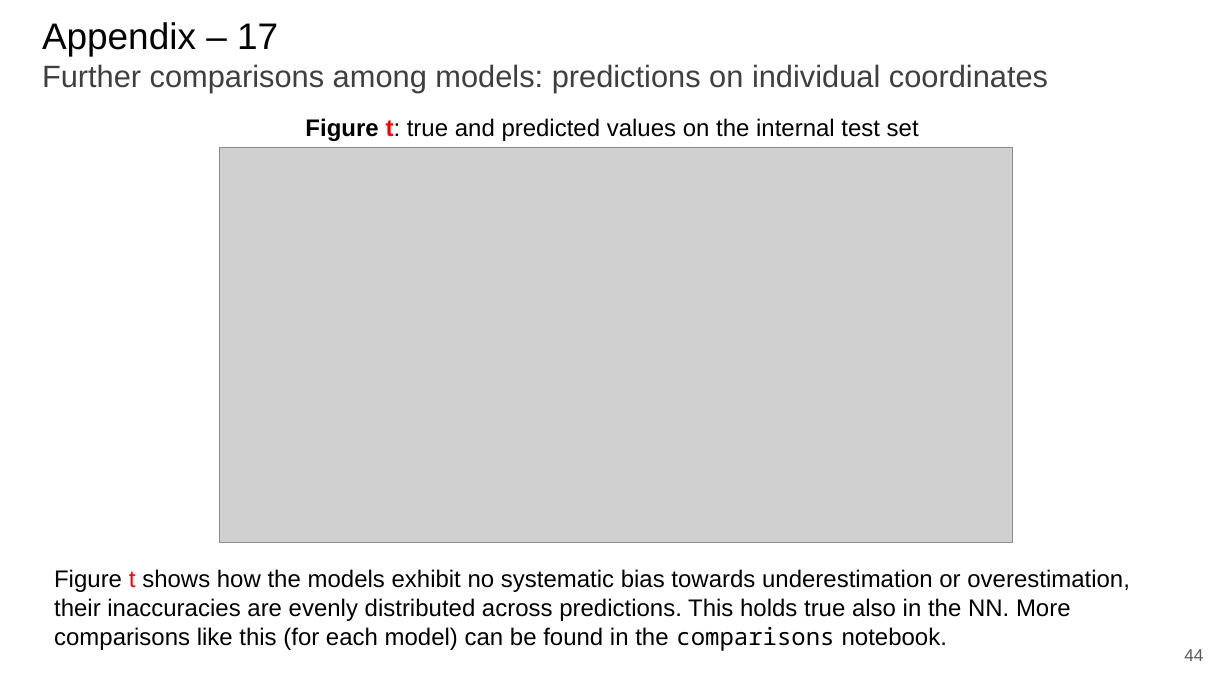
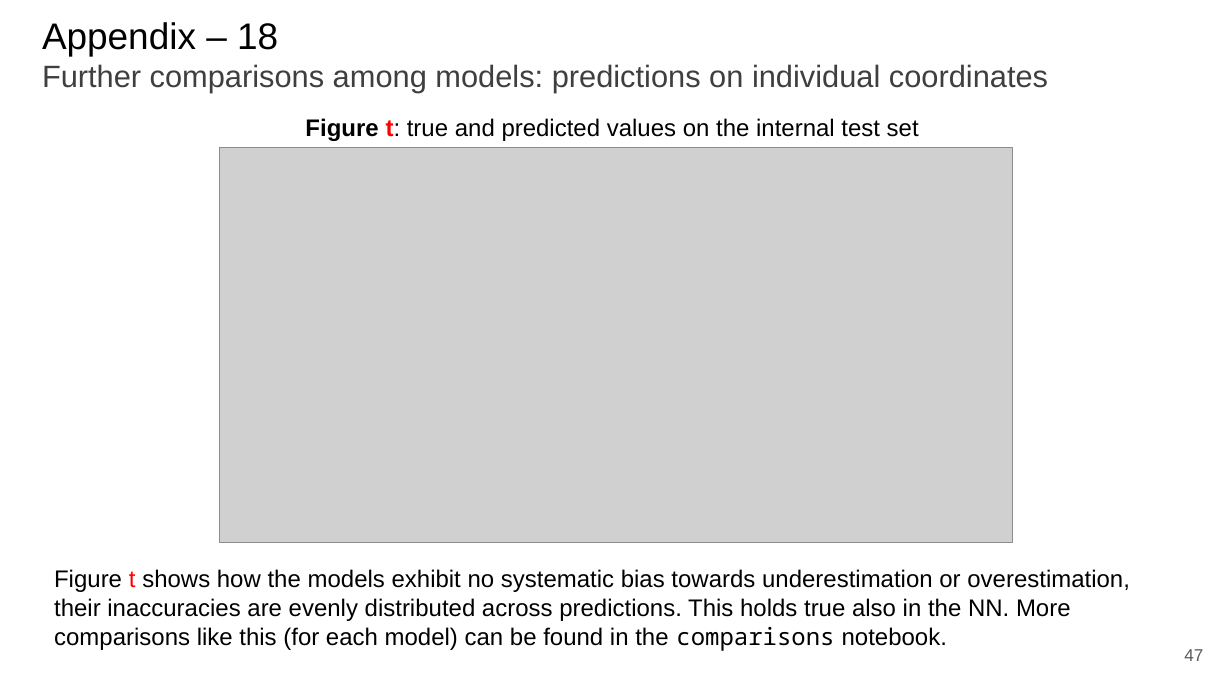
Before and after one commit to paolo-junior-mollica/machine-learning-project, a slide deck: slide 47 of relazione/Canduci_Marino_Mollica.pptx (slide 44 before the commit). Drawn at 1232x693 pixels with LibreOffice and Linux fonts; fonts in the diff are those of the drawing; grey boxes stand for pictures. Boxes give left, top, right and bottom in pixels: in the first picture for what was removed or moved away, otherwise in the second. Text is boxed around its words. In the diff, an @@ line names an element or a change of style, - is before the commit and + after.

```diff
--- a/relazione/Canduci_Marino_Mollica.pptx
+++ b/relazione/Canduci_Marino_Mollica.pptx
@@ title at (42, 22, 1048, 93): text changed @@
-Appendix – 17
-Further comparisons among models: predictions on individual coordinates
+Appendix – 18
+Further comparisons among models: predictions on individual coordinates
@@ page number at (1184, 649, 1203, 661): text changed @@
-44
+47
```
Also in this commit, not shown: 10 other slides changed, 3 slides added.
